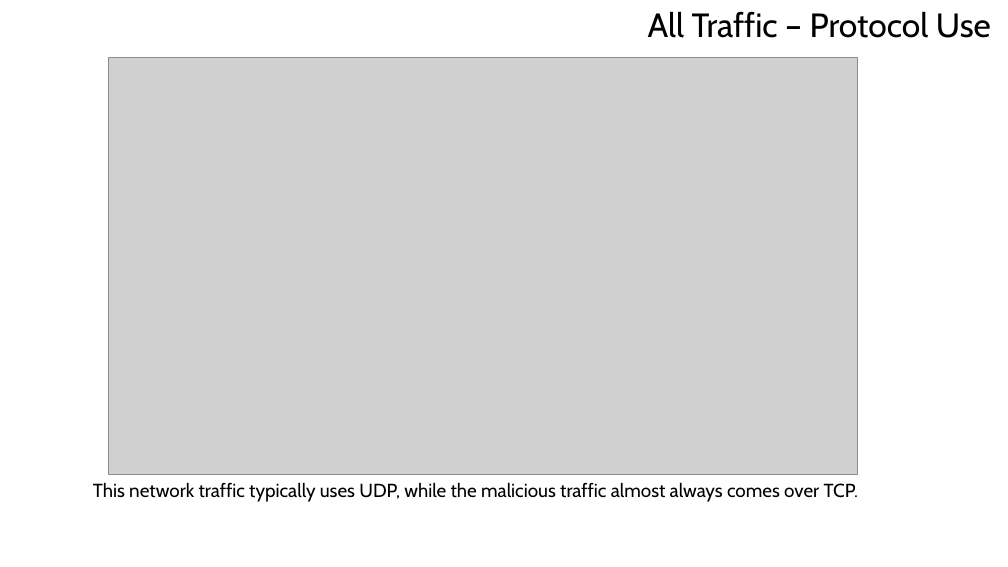
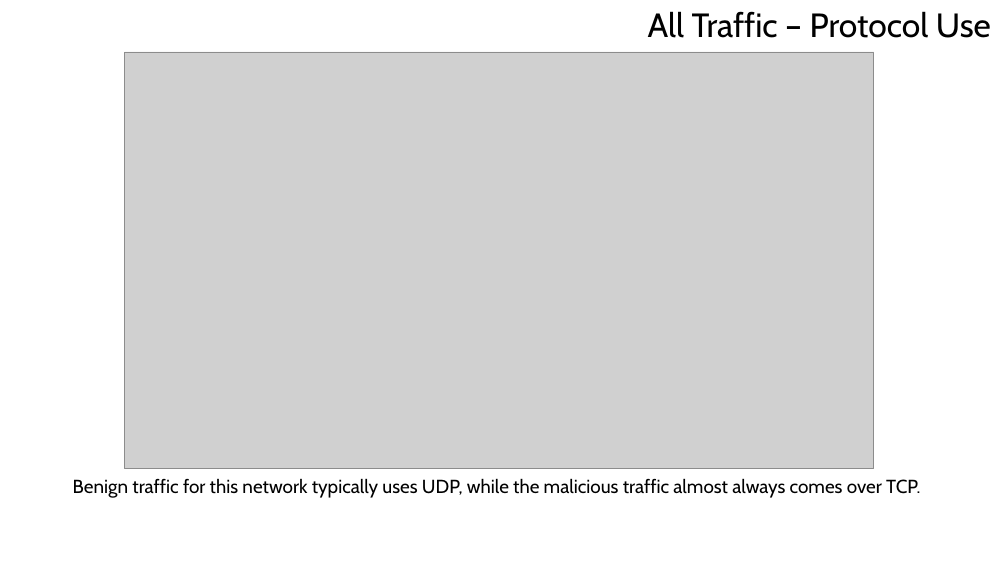
Before and after one commit to sdave777/Network-Analysis-and-DCO-Prioritization, a slide deck: slide 7 of Presentation.pptx (slide 6 before the commit). Drawn at 1008x567 pixels with LibreOffice and Linux fonts; fonts in the diff are those of the drawing; grey boxes stand for pictures; background and template pictures are left out. Boxes give left, top, right and bottom in pixels: in the first picture for what was removed or moved away, otherwise in the second. Text is boxed around its words. In the diff, an @@ line names an element or a change of style, - is before the commit and + after.

```diff
--- a/Presentation.pptx
+++ b/Presentation.pptx
@@ picture: place and size @@
-picture at box(108, 57, 858, 474)
+picture at box(125, 52, 874, 469)
@@ text at box(73, 478, 920, 498): text changed @@
-This network traffic typically uses UDP, while the malicious traffic almost always comes over TCP.
+Benign traffic for this network typically uses UDP, while the malicious traffic almost always comes over TCP.
```
Also in this commit, not shown: 10 other slides changed.
